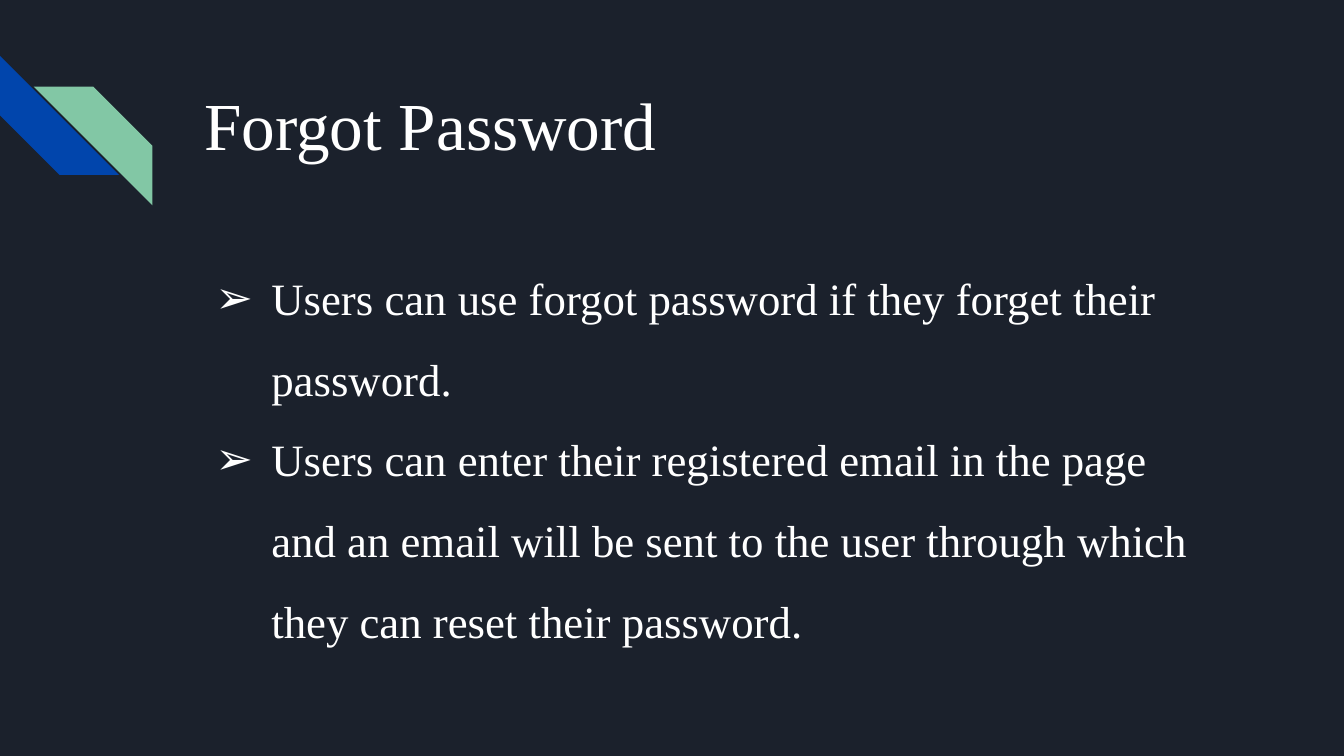
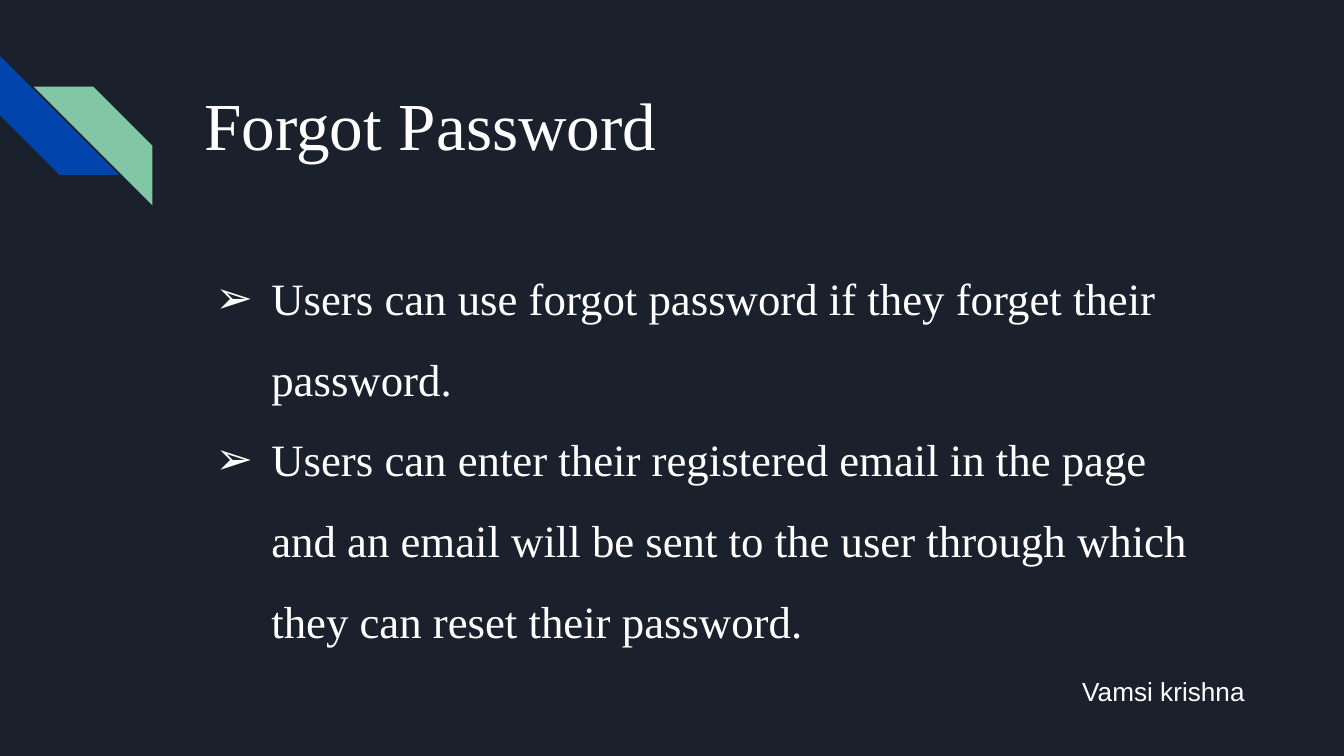
Before and after one commit to tanibi/Northwest-Market, a slide deck: slide 12 of Northwest Market.pptx. Drawn at 1344x756 pixels with LibreOffice and Linux fonts; fonts in the diff are those of the drawing. Boxes give left, top, right and bottom in pixels: in the first picture for what was removed or moved away, otherwise in the second. Text is boxed around its words. In the diff, an @@ line names an element or a change of style, - is before the commit and + after.

```diff
--- a/Northwest Market.pptx
+++ b/Northwest Market.pptx
@@ text added at [1082,682,1244,702], 14 pt, text #FFFFFF @@
+Vamsi krishna
```
Also in this commit, not shown: 20 other slides changed.
